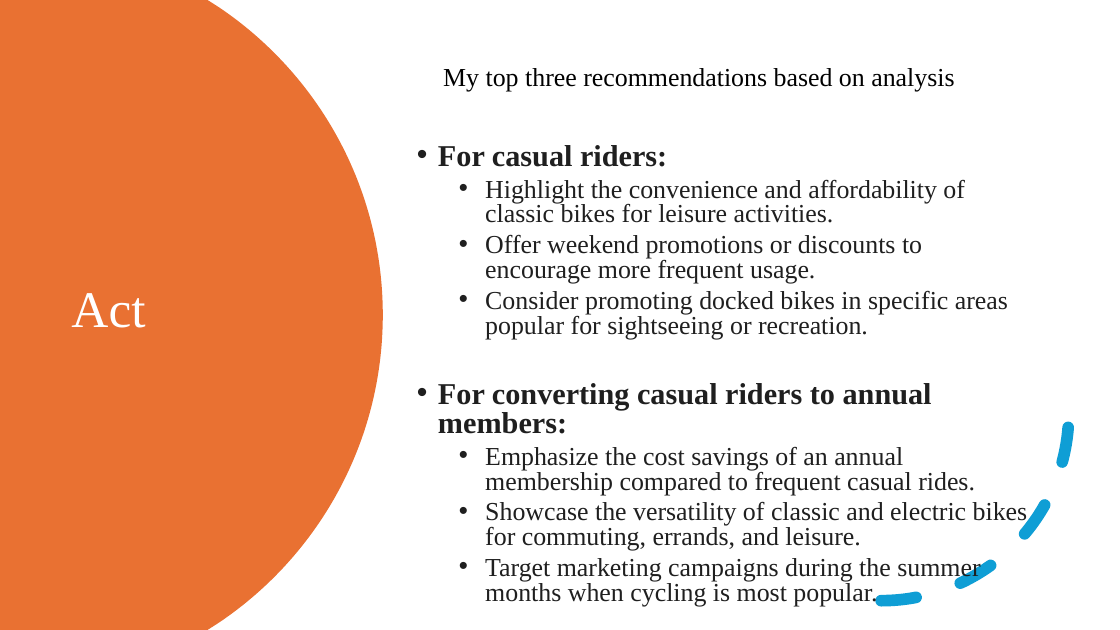
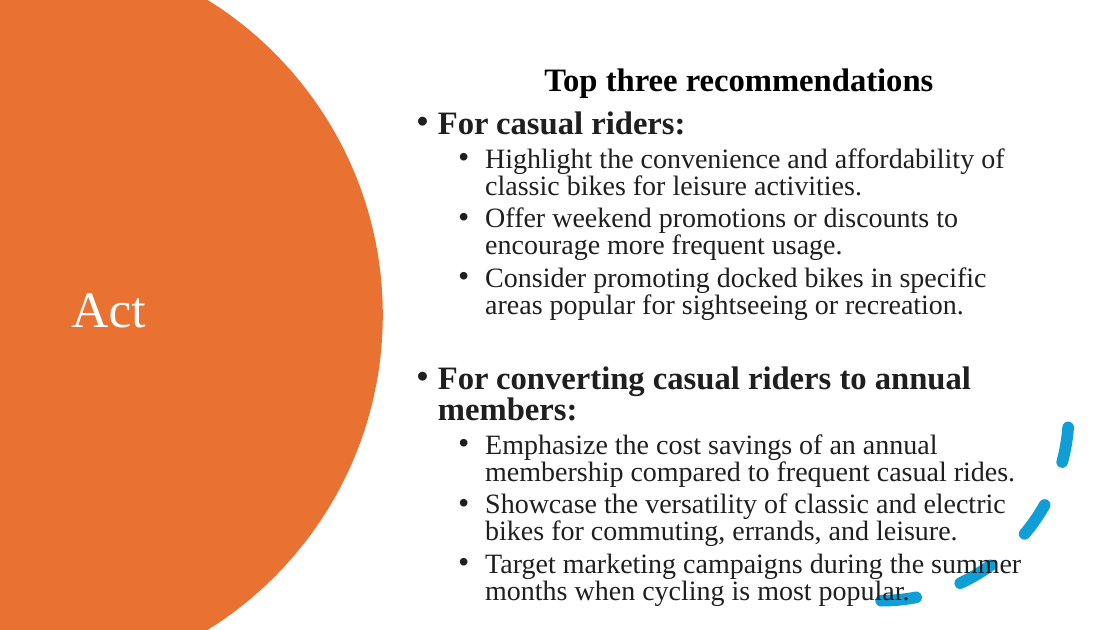
Before and after one commit to y4611676/Unanimous-Project, a slide deck: slide 13 of Bike_Share/How_Does_a_Bike_Share_Navigate_Speedy_Success.pptx. Drawn at 1120x630 pixels with LibreOffice and Linux fonts; fonts in the diff are those of the drawing. Boxes give left, top, right and bottom in pixels: in the first picture for what was removed or moved away, otherwise in the second. Text is boxed around its words. In the diff, an @@ line names an element or a change of style, - is before the commit and + after.

```diff
--- a/Bike_Share/How_Does_a_Bike_Share_Navigate_Speedy_Success.pptx
+++ b/Bike_Share/How_Does_a_Bike_Share_Navigate_Speedy_Success.pptx
@@ text at bbox=[544, 68, 934, 98]: text changed; size 22.2 to 28 pt; bold on @@
-My top three recommendations based on analysis
+Top three recommendations
@@ text at bbox=[438, 111, 1021, 605]: size 25.9 to 28 pt in "For casual riders:", "For converting casual riders to annual members:"; size 22.2 to 24 pt in "Highlight the convenience and affordability of classic ...", "Offer weekend promotions or discounts to encourage ...", "Consider promoting docked bikes in specific areas ...", "Emphasize the cost savings of an annual ..." and 2 more places @@
```
Also in this commit, not shown: 9 other slides changed, 1 other file.
